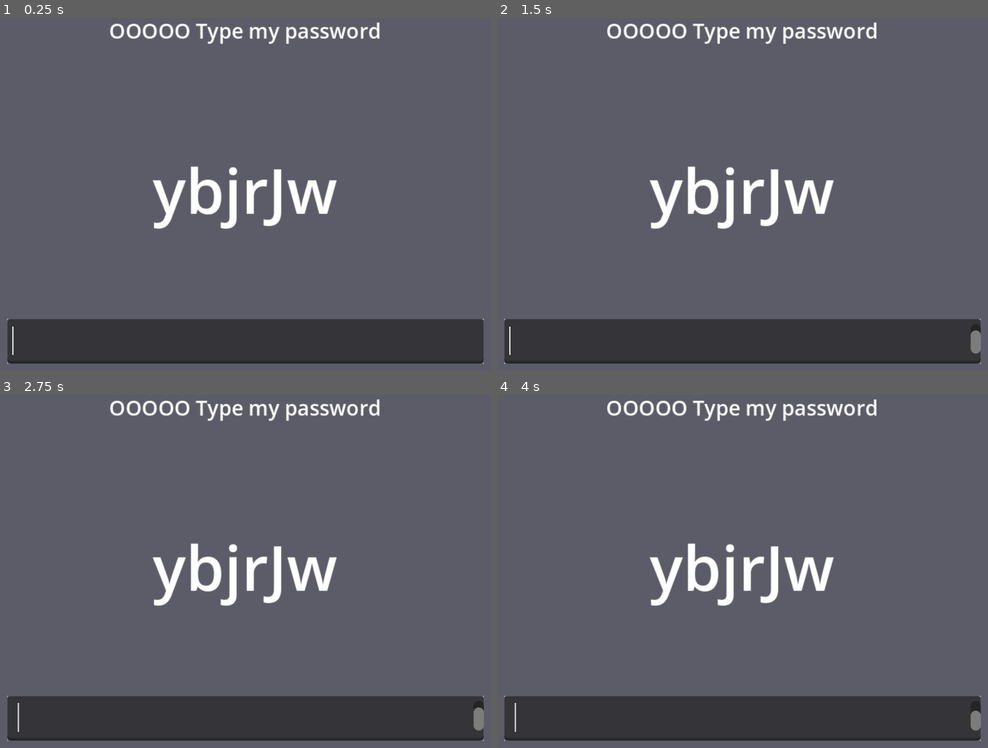
Above: before the commit, frames 1-4 (two rows, left to right).
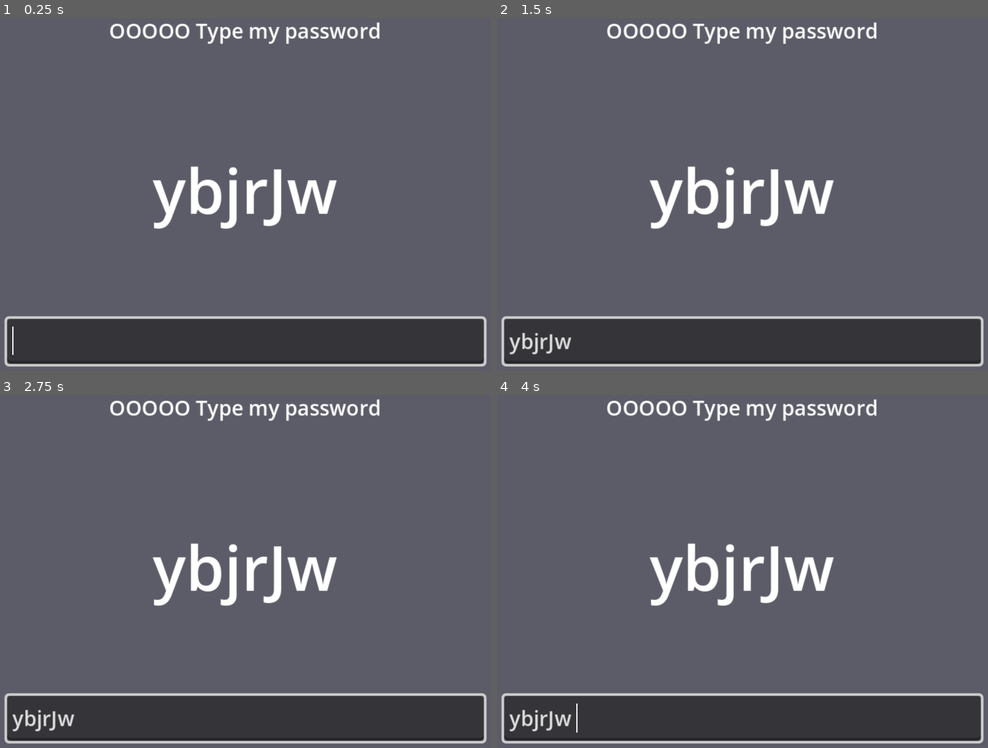
Above: after the commit, the same moments.

Repository: my-koala/UHackathon2025
Game: Godot game, scene res://assets/microgame/password/password.tscn
The game is run twice, just before and just after one commit, with the same random seed, the same clock (stepped at 60 frames per second) and the same inputs. The project has no main scene, so this scene is started directly.
Inputs (mouse positions are in pixels of both pictures, inside the frame that each line leads up to):
- Up to frame 1 (0.25 s): no input
- Up to frame 2 (1.5 s): click (742, 342) at 0.52 s; type "ybjrJw" at 0.6 s; tap Enter at 1.25 s
- Up to frame 3 (2.75 s): tap Space at 2 s
- Up to frame 4 (4 s): tap Enter at 2.75 s; tap Space at 3.5 s

The runs differ from the first frame. In frame 1, 1.6% of the frame differs, in the area x 0-100%, y 84-99%; in frame 2, 2.0%; in frame 3, 2.0%; in frame 4, 2.0%.

Commit message:
Change password game to use LineEdit

Diff:
--- a/assets/microgame/password/password.tscn
+++ b/assets/microgame/password/password.tscn
@@ -41,7 +41,7 @@
 horizontal_alignment = 1
 vertical_alignment = 1
 
-[node name="text_edit" type="TextEdit" parent="."]
+[node name="text_edit" type="LineEdit" parent="."]
 layout_mode = 1
 anchors_preset = -1
 anchor_top = 1.0
--- a/scripts/microgame/password/password.gd
+++ b/scripts/microgame/password/password.gd
@@ -5,7 +5,7 @@
 var password_label : Label = $label2
 
 @onready
-var password_entry : TextEdit = $text_edit
+var password_entry : LineEdit = $text_edit
 
 var _char_list : String = "abcdefghijklmnopqrstuvwxyzABCDEFGHIJKLMNOPQRSTUVWXYZ0123456789"
 
